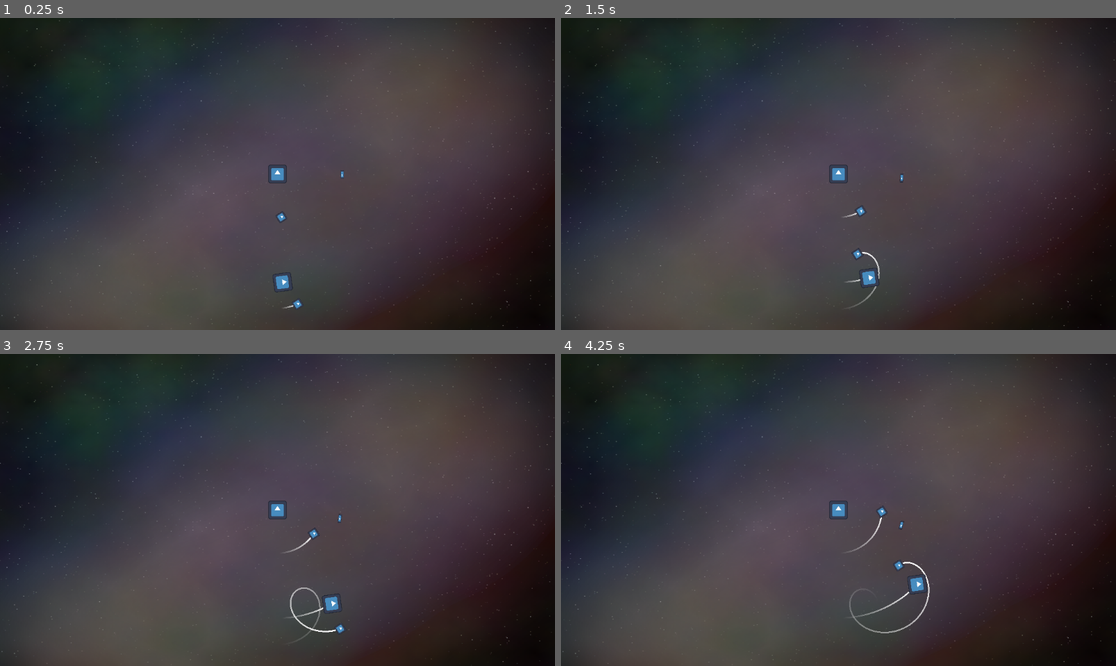
Above: before the commit, frames 1-4 (two rows, left to right).
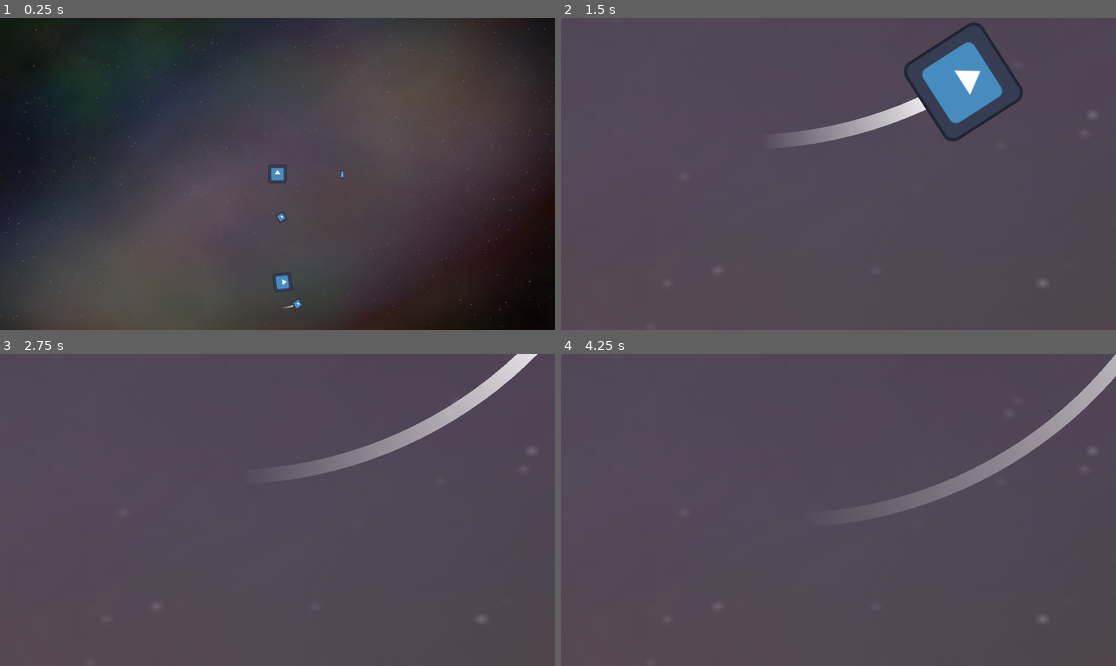
Above: after the commit, the same moments.

Repository: IsaacdmDunn/OrbitTTD
Game: Godot game, scene res://game.tscn
Two runs of this game, one before a commit and one after it. Both use one fixed random seed, a clock stepped at 60 frames per second and the inputs below. Before the commit the project has no main scene; this scene is started directly in both runs. The engine's default icon, where the game draws it, is replaced by a stand-in: a white triangle on a blue panel in a dark square.
Inputs (mouse positions are in pixels of both pictures, inside the frame that each line leads up to):
- Up to frame 1 (0.25 s): no input
- Up to frame 2 (1.5 s): move the mouse to (844, 217) at 0.52 s; hold S (MoveCameraDown, bound only after the commit) 0.53-1.28 s; click (844, 217) at 0.6 s; move the mouse to (866, 252) at 1.27 s; tap S (MoveCameraDown, bound only after the commit) at 1.35 s; click (866, 252) at 1.42 s
- Up to frame 3 (2.75 s): tap A (MoveCameraLeft, bound only after the commit) at 1.55 s; move the mouse to (316, 609) at 2.02 s; hold A (MoveCameraLeft, bound only after the commit) from 2.03 s (still down); click (316, 609) at 2.17 s; tap D (MoveCameraRight, bound only after the commit) at 2.3 s
- Up to frame 4 (4.25 s): move the mouse to (810, 572) at 2.77 s; release A (MoveCameraLeft, bound only after the commit) at 2.78 s; tap D (MoveCameraRight, bound only after the commit) at 2.85 s; click (810, 572) at 2.92 s; tap W (MoveCameraUp, bound only after the commit) at 3.05 s; move the mouse to (1005, 556) at 3.52 s; hold W (MoveCameraUp, bound only after the commit) from 3.53 s (still down); click (1005, 556) at 3.67 s; tap Mouse wheel up (ZoomInCamera, bound only after the commit) at 3.8 s

The runs differ from the first frame. In frame 1, 0.2% of the frame differs, in the area x 0-100%, y 0-100%; in frame 2, 56%; in frame 3, 53%; in frame 4, 53%.

Commit message:
camera controls

Diff:
--- a/orbitttd/game.tscn
+++ b/orbitttd/game.tscn
@@ -1,9 +1,10 @@
-[gd_scene load_steps=12 format=3 uid="uid://bcw5qxr626alb"]
+[gd_scene load_steps=13 format=3 uid="uid://bcw5qxr626alb"]
 
 [ext_resource type="Script" uid="uid://bewq0gs2fmspm" path="res://scripts/sun.gd" id="1_e2o6t"]
 [ext_resource type="Script" uid="uid://bm6xv0dinueal" path="res://scripts/ship.gd" id="1_fc0e3"]
 [ext_resource type="Texture2D" uid="uid://q36yuym6hols" path="res://images/icon.svg" id="2_feb5d"]
 [ext_resource type="Script" uid="uid://cs0ukegxykjhv" path="res://scripts/planet.gd" id="3_feb5d"]
+[ext_resource type="Script" uid="uid://bm13ldj5ivoe8" path="res://scripts/CameraControls.gd" id="5_eow3j"]
 [ext_resource type="PackedScene" uid="uid://vufb03hbc3fv" path="res://Prefabs/Buildings/TestHouse.tscn" id="5_ryrav"]
 [ext_resource type="Texture2D" uid="uid://ckusd74dv4o3x" path="res://images/stars.png" id="6_ryrav"]
 
@@ -148,17 +149,22 @@
 
 [node name="Camera2D" type="Camera2D" parent="."]
 zoom = Vector2(0.3, 0.3)
+script = ExtResource("5_eow3j")
+cameraSpeed = 2.16
+zoomAmount = 1.0
+zoomChange = 0.3
+zoomInLimit = 3.0
+zoomOutLimit = 0.1
+
+[node name="Sprite2D" type="Sprite2D" parent="Camera2D"]
+z_index = -5
+scale = Vector2(5.768, 4.31467)
+texture = ExtResource("6_ryrav")
 
 [node name="Buildings" type="Node2D" parent="."]
 
 [node name="TestHouse" parent="Buildings" instance=ExtResource("5_ryrav")]
 
-[node name="Sprite2D" type="Sprite2D" parent="."]
-z_index = -5
-position = Vector2(5.99994, -6.00009)
-scale = Vector2(5.768, 4.31467)
-texture = ExtResource("6_ryrav")
-
 [connection signal="input_event" from="Planet2/Area2D" to="Planet2" method="_on_area_2d_input_event"]
 [connection signal="input_event" from="Planet/moon/Area2D" to="Planet/moon" method="_on_area_2d_input_event"]
 [connection signal="input_event" from="Planet/Area2D" to="Planet" method="_on_area_2d_input_event"]
--- a/orbitttd/project.godot
+++ b/orbitttd/project.godot
@@ -11,6 +11,7 @@
 [application]
 
 config/name="OrbitTTD"
+run/main_scene="uid://bcw5qxr626alb"
 config/features=PackedStringArray("4.4", "Forward Plus")
 config/icon="res://images/icon.svg"
 
@@ -36,3 +37,37 @@
 "events": [Object(InputEventKey,"resource_local_to_scene":false,"resource_name":"","device":-1,"window_id":0,"alt_press …(189 unchanged characters)…
 ]
 }
+MoveCameraUp={
+"deadzone": 0.2,
+"events": [Object(InputEventKey,"resource_local_to_scene":false,"resource_name":"","device":-1,"window_id":0,"alt_pressed":false,"shift_pressed":false,"ctrl_pressed":false,"meta_pressed":false,"pressed":false,"keycode":0,"physical_keycode":87,"key_label":0,"unicode":119,"location":0,"echo":false,"script":null)
+, Object(InputEventKey,"resource_local_to_scene":false,"resource_name":"","device":-1,"window_id":0,"alt_pressed":false,"shift_pressed":false,"ctrl_pressed":false,"meta_pressed":false,"pressed":false,"keycode":0,"physical_keycode":4194320,"key_label":0,"unicode":0,"location":0,"echo":false,"script":null)
+]
+}
+MoveCameraDown={
+"deadzone": 0.2,
+"events": [Object(InputEventKey,"resource_local_to_scene":false,"resource_name":"","device":-1,"window_id":0,"alt_pressed":false,"shift_pressed":false,"ctrl_pressed":false,"meta_pressed":false,"pressed":false,"keycode":0,"physical_keycode":83,"key_label":0,"unicode":115,"location":0,"echo":false,"script":null)
+, Object(InputEventKey,"resource_local_to_scene":false,"resource_name":"","device":-1,"window_id":0,"alt_pressed":false,"shift_pressed":false,"ctrl_pressed":false,"meta_pressed":false,"pressed":false,"keycode":0,"physical_keycode":4194322,"key_label":0,"unicode":0,"location":0,"echo":false,"script":null)
+]
+}
+MoveCameraLeft={
+"deadzone": 0.2,
+"events": [Object(InputEventKey,"resource_local_to_scene":false,"resource_name":"","device":-1,"window_id":0,"alt_pressed":false,"shift_pressed":false,"ctrl_pressed":false,"meta_pressed":false,"pressed":false,"keycode":0,"physical_keycode":65,"key_label":0,"unicode":97,"location":0,"echo":false,"script":null)
+, Object(InputEventKey,"resource_local_to_scene":false,"resource_name":"","device":-1,"window_id":0,"alt_pressed":false,"shift_pressed":false,"ctrl_pressed":false,"meta_pressed":false,"pressed":false,"keycode":0,"physical_keycode":4194319,"key_label":0,"unicode":0,"location":0,"echo":false,"script":null)
+]
+}
+MoveCameraRight={
+"deadzone": 0.2,
+"events": [Object(InputEventKey,"resource_local_to_scene":false,"resource_name":"","device":-1,"window_id":0,"alt_pressed":false,"shift_pressed":false,"ctrl_pressed":false,"meta_pressed":false,"pressed":false,"keycode":0,"physical_keycode":68,"key_label":0,"unicode":100,"location":0,"echo":false,"script":null)
+, Object(InputEventKey,"resource_local_to_scene":false,"resource_name":"","device":-1,"window_id":0,"alt_pressed":false,"shift_pressed":false,"ctrl_pressed":false,"meta_pressed":false,"pressed":false,"keycode":0,"physical_keycode":4194321,"key_label":0,"unicode":0,"location":0,"echo":false,"script":null)
+]
+}
+ZoomInCamera={
+"deadzone": 0.2,
+"events": [Object(InputEventMouseButton,"resource_local_to_scene":false,"resource_name":"","device":-1,"window_id":0,"alt_pressed":false,"shift_pressed":false,"ctrl_pressed":false,"meta_pressed":false,"button_mask":8,"position":Vector2(451, 10),"global_position":Vector2(460, 58),"factor":1.0,"button_index":4,"canceled":false,"pressed":true,"double_click":false,"script":null)
+]
+}
+ZoomOutCamera={
+"deadzone": 0.2,
+"events": [Object(InputEventMouseButton,"resource_local_to_scene":false,"resource_name":"","device":-1,"window_id":0,"alt_pressed":false,"shift_pressed":false,"ctrl_pressed":false,"meta_pressed":false,"button_mask":16,"position":Vector2(245, 16),"global_position":Vector2(254, 64),"factor":1.0,"button_index":5,"canceled":false,"pressed":true,"double_click":false,"script":null)
+]
+}
--- /dev/null
+++ b/orbitttd/scripts/CameraControls.gd
@@ -0,0 +1,42 @@
+extends Camera2D
+
+@export var cameraSpeed:float
+@export var zoomAmount:float
+@export var zoomChange:float
+@export var zoomInLimit:float
+@export var zoomOutLimit:float
+var cameraTargetChanged:bool = false
+func _process(delta: float) -> void:
+
+	if GameData.cameraTarget == null:
+
+		if Input.is_action_pressed("MoveCameraLeft"):
+			print(position)
+
+			position.x-=cameraSpeed/zoomAmount
+		elif Input.is_action_pressed("MoveCameraRight"):
+			position.x+=cameraSpeed/zoomAmount
+		if Input.is_action_pressed("MoveCameraUp"):
+			position.y-=cameraSpeed/zoomAmount
+		elif Input.is_action_pressed("MoveCameraDown"):
+			position.y+=cameraSpeed/zoomAmount
+	else:
+		position = GameData.cameraTarget.global_position
+		if !cameraTargetChanged:
+			cameraTargetChanged = true
+
+			zoomAmount = zoomInLimit
+			zoom = Vector2(zoomAmount,zoomAmount)
+
+		if Input.is_action_pressed("MoveCameraLeft") or Input.is_action_pressed("MoveCameraRight") or Input.is_action_pressed("MoveCameraUp") or Input.is_action_pressed("MoveCameraDown"):
+			zoomAmount+=0.3
+			GameData.cameraTarget = null
+			cameraTargetChanged = false
+
+
+	if Input.is_action_just_pressed("ZoomInCamera") and zoomAmount <= zoomInLimit:
+		zoomAmount += zoomChange
+		zoom = Vector2(zoomAmount,zoomAmount)
+	elif Input.is_action_just_pressed("ZoomOutCamera") and zoomAmount >= zoomOutLimit :
+		zoomAmount -= zoomChange
+		zoom = Vector2(zoomAmount,zoomAmount)
--- a/orbitttd/scripts/GameData.gd
+++ b/orbitttd/scripts/GameData.gd
@@ -1,6 +1,8 @@
 extends Node
 
 enum GameResources {Housing, Food, Water, Concrete, Chemicals, Metal, RareMetal, Fuel}
+
+var cameraTarget: Node2D = null
 
 var pop = 0
 
--- a/orbitttd/scripts/planet.gd
+++ b/orbitttd/scripts/planet.gd
@@ -36,7 +36,8 @@
 
 func _on_area_2d_input_event(viewport: Node, event: InputEvent, shape_idx: int) -> void:
 	if Input.is_action_just_pressed("Select"):
-		print("adknkdjan")
+		GameData.cameraTarget = self
+
 	if Input.is_action_just_pressed("DebugAddCity"):
 		var cityToAdd = GamePrefabs.cityPrefab.instantiate()
 		add_child(cityToAdd)
Not shown, added: orbitttd/scripts/CameraControls.gd.uid
